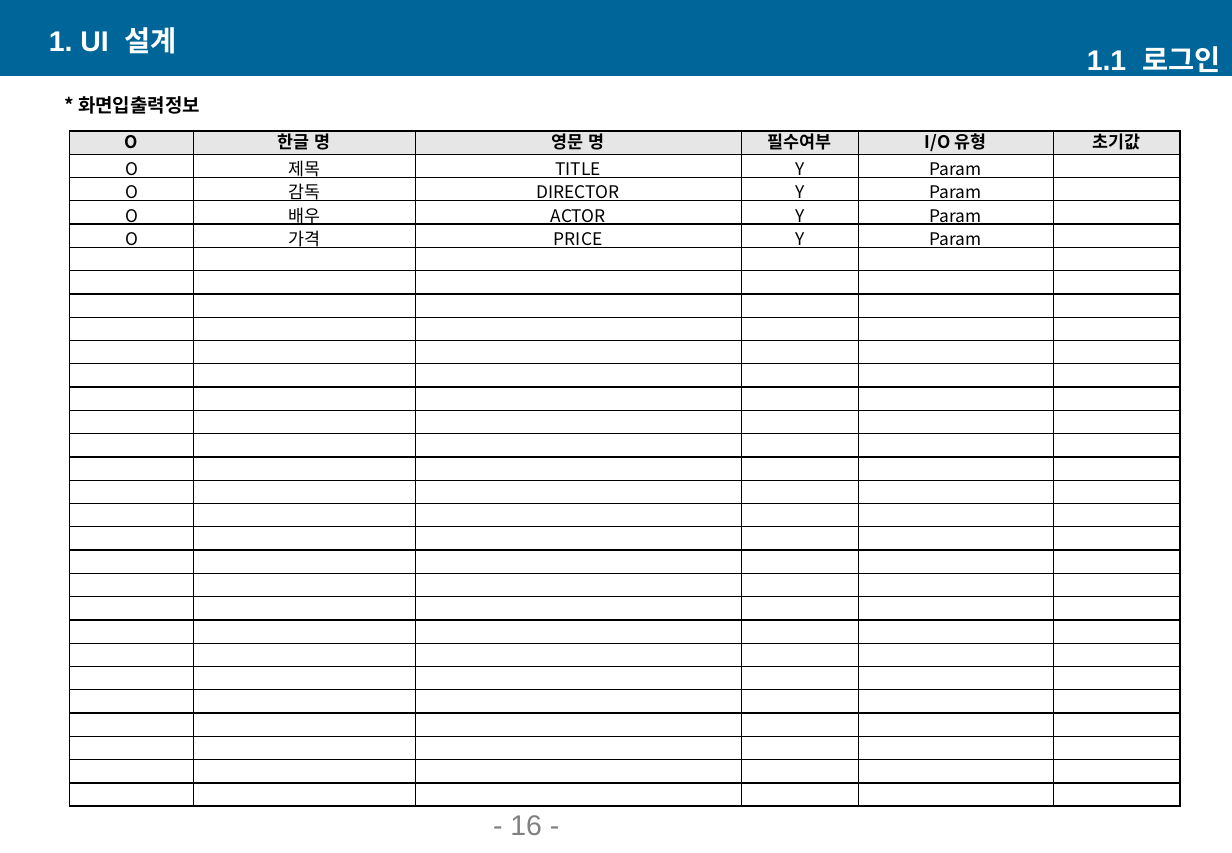
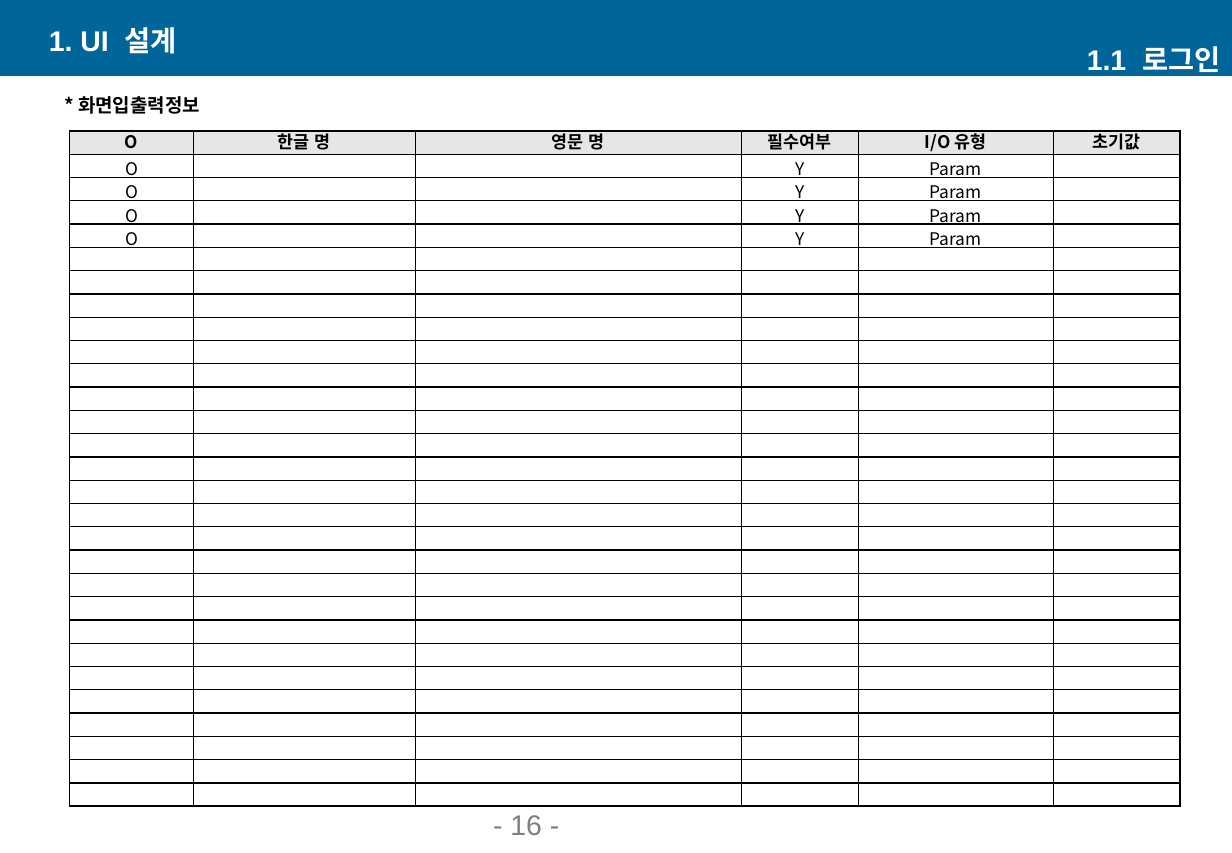
Before and after one commit to ki-mii/ezen_prj, a slide deck: slide 17 of 쇼핑몰관리_UI설계서.pptx. Drawn at 1232x853 pixels with LibreOffice and Linux fonts; fonts in the diff are those of the drawing. Boxes give left, top, right and bottom in pixels: in the first picture for what was removed or moved away, otherwise in the second. Text is boxed around its words. In the diff, an @@ line names an element or a change of style, - is before the commit and + after.

```diff
--- a/쇼핑몰관리_UI설계서.pptx
+++ b/쇼핑몰관리_UI설계서.pptx
@@ table at (x1=69, y1=131, x2=1181, y2=807) @@
-row 2, column 2: 제목
+row 2, column 2: 
-row 2, column 3: TITLE
+row 2, column 3: 
-row 3, column 2: 감독
+row 3, column 2: 
-row 3, column 3: DIRECTOR
+row 3, column 3: 
-row 4, column 2: 배우
+row 4, column 2: 
-row 4, column 3: ACTOR
+row 4, column 3: 
-row 5, column 2: 가격
+row 5, column 2: 
-row 5, column 3: PRICE
+row 5, column 3: 
```
Also in this commit, not shown: 19 other slides changed, 3 slides added.
